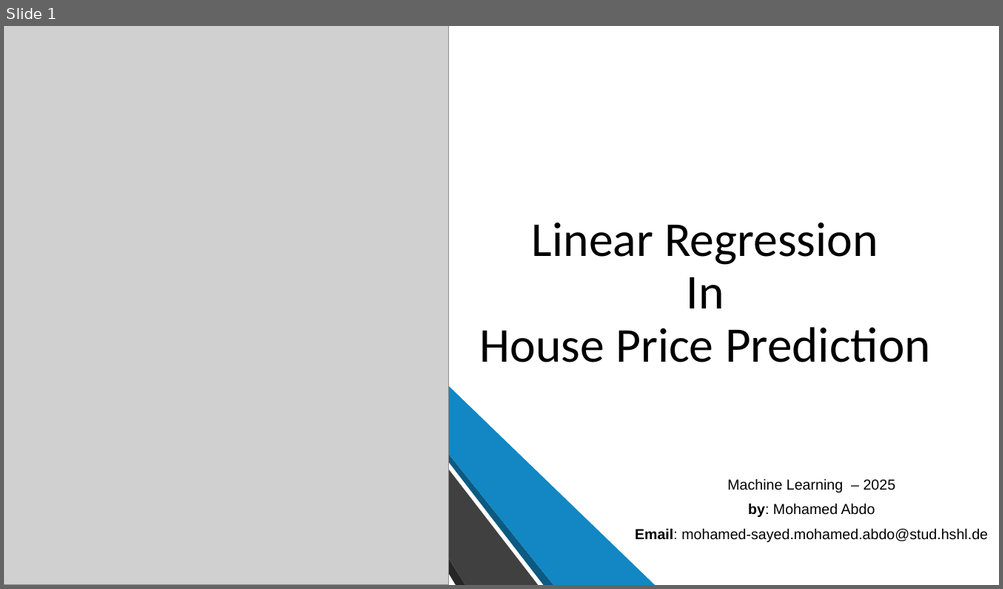
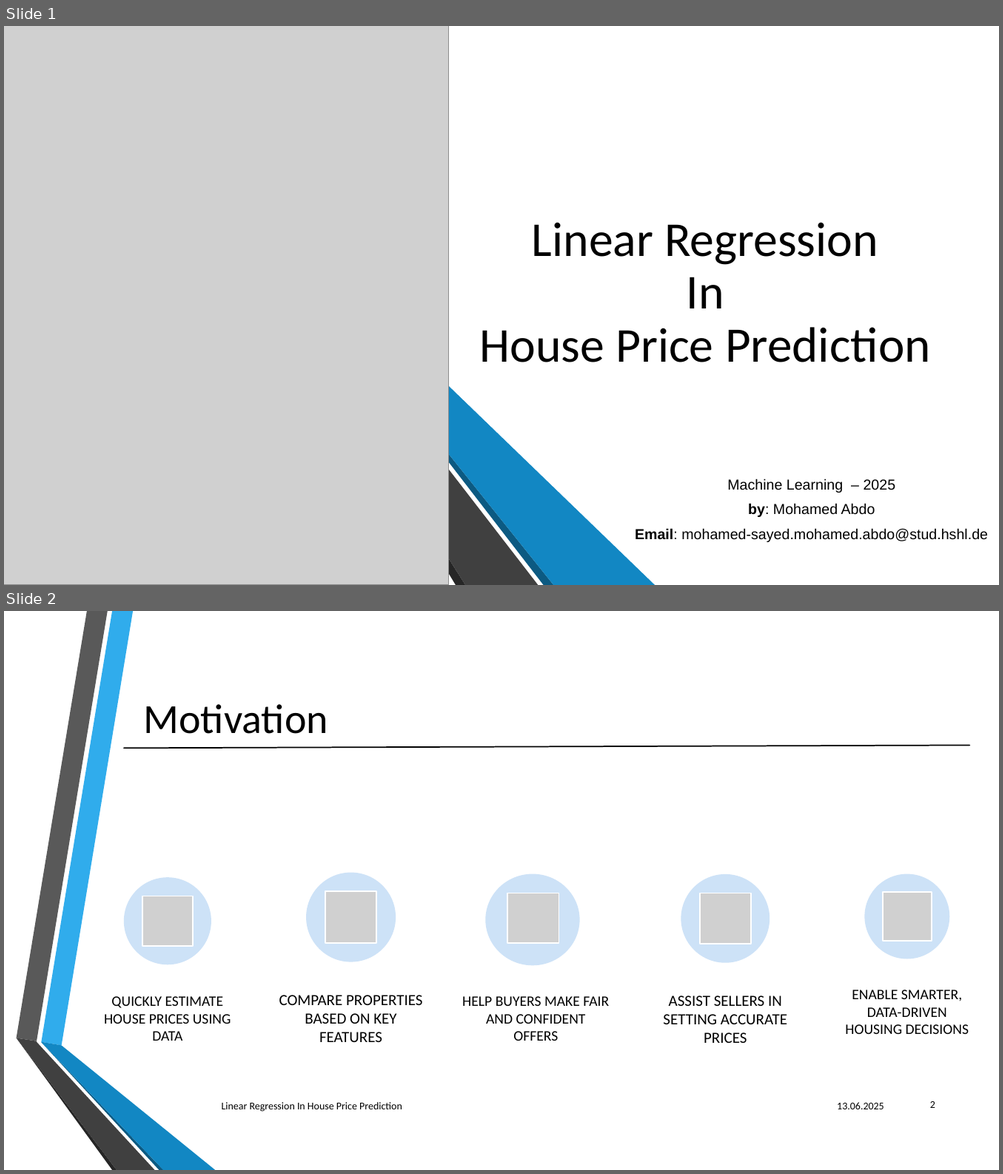
Before and after one commit to MoAbdoHSHL/Machine-Learning-model, a slide deck: LinearRegression_Abdo.pptx. Shown one above the other, each under a label of ours: slide 1 before the commit, slides 1 and 2 after it. The pictures are 1003x589 and 1003x1174 pixels, drawn with LibreOffice and Linux fonts; fonts in the diff are those of the drawing; grey boxes stand for pictures. Boxes give left, top, right and bottom in pixels: in the first picture for what was removed or moved away, otherwise in the second. Text is boxed around its words. In the diff, an @@ line names an element or a change of style, - is before the commit and + after.

```diff
--- a/LinearRegression_Abdo.pptx
+++ b/LinearRegression_Abdo.pptx
@@ slide 2 added at (x1=4, y1=611, x2=999, y2=1170), background #FFFFFF @@
@@ text added at (x1=144, y1=704, x2=328, y2=734), 40 pt, text #000000 @@
+Motivation
@@ line added from (124, 749) to (970, 745), #000000 1.25 pt @@
@@ ellipse added at (x1=306, y1=873, x2=395, y2=963), fill #CDE3F8 @@
@@ ellipse added at (x1=485, y1=874, x2=579, y2=966), fill #CDE3F8 @@
@@ ellipse added at (x1=680, y1=874, x2=769, y2=963), fill #CDE3F8 @@
@@ ellipse added at (x1=865, y1=874, x2=949, y2=960), fill #CDE3F8 @@
@@ ellipse added at (x1=124, y1=877, x2=211, y2=965), fill #CDE3F8 @@
@@ picture added at (x1=143, y1=896, x2=193, y2=946) @@
@@ picture added at (x1=325, y1=891, x2=376, y2=943) @@
@@ picture added at (x1=508, y1=893, x2=559, y2=943) @@
@@ picture added at (x1=700, y1=893, x2=751, y2=944) @@
@@ picture added at (x1=882, y1=892, x2=930, y2=941) @@
@@ text added at (x1=104, y1=997, x2=231, y2=1041), 14 pt, text #000000 @@
+QUICKLY ESTIMATE HOUSE PRICES USING DATA
@@ text added at (x1=279, y1=995, x2=422, y2=1042), 15 pt, text #000000 @@
+COMPARE PROPERTIES BASED ON KEY FEATURES
@@ text added at (x1=462, y1=997, x2=609, y2=1041), 14 pt, text #000000 @@
+HELP BUYERS MAKE FAIR AND CONFIDENT OFFERS
@@ text added at (x1=663, y1=996, x2=787, y2=1043), 15 pt, text #000000 @@
+ASSIST SELLERS IN SETTING ACCURATE PRICES
@@ text added at (x1=845, y1=990, x2=969, y2=1034), 14 pt, text #000000 @@
+ENABLE SMARTER, DATA-DRIVEN HOUSING DECISIONS
@@ group added at (x1=16, y1=611, x2=215, y2=1170): 6 freeform shapes @@
@@ text added at (x1=222, y1=1102, x2=402, y2=1112), 10 pt, text #000000 @@
+Linear Regression In House Price Prediction
@@ text added at (x1=836, y1=1102, x2=884, y2=1110), 10 pt, text #000000 @@
+13.06.2025
@@ page number added at (x1=930, y1=1102, x2=935, y2=1108), 10 pt, text #000000 @@
+2
```
Also in this commit, not shown: 6 slides changed, 3 other slides added, 1 slide removed, 4 other files.
